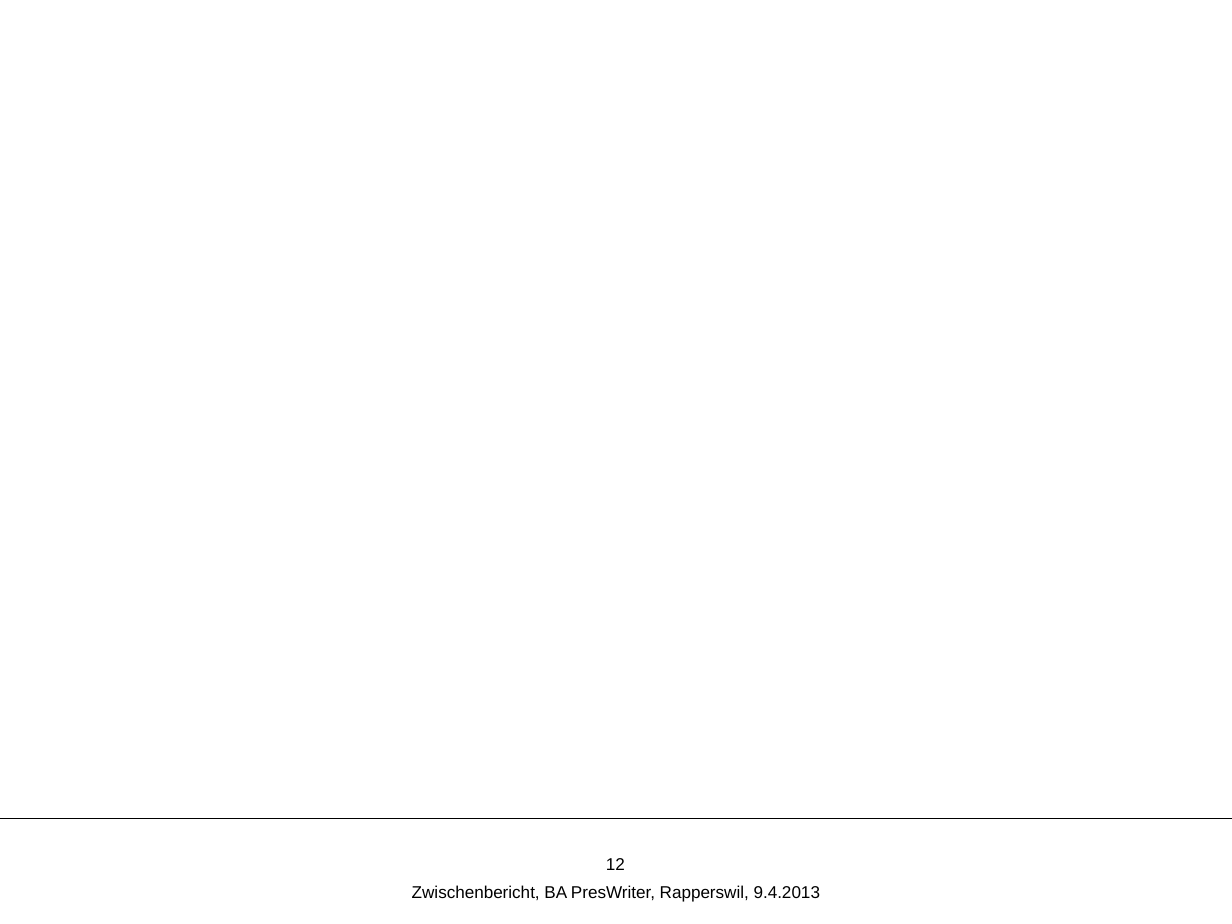
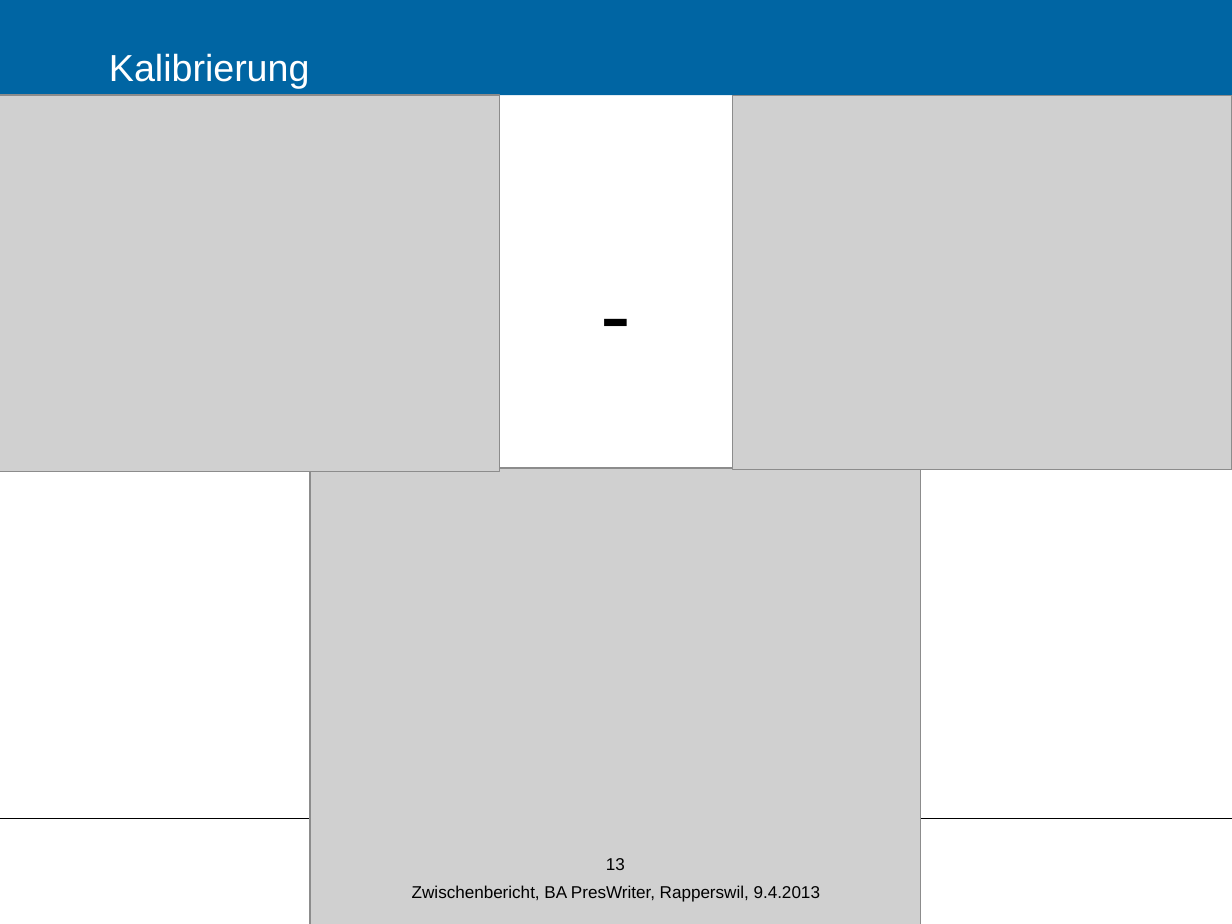
Before and after one commit to Zyklop/Magic-Whiteboard, a slide deck: slide 13 of Doc/Zwischenbericht.pptx (slide 12 before the commit). Drawn at 1232x924 pixels with LibreOffice and Linux fonts; fonts in the diff are those of the drawing; grey boxes stand for pictures; background and template pictures are left out. Boxes give left, top, right and bottom in pixels: in the first picture for what was removed or moved away, otherwise in the second. Text is boxed around its words. In the diff, an @@ line names an element or a change of style, - is before the commit and + after.

Commit message:
kalib added

```diff
--- a/Doc/Zwischenbericht.pptx
+++ b/Doc/Zwischenbericht.pptx
@@ title added at <box>0,0,1232,95</box>, fill #0065A3, 22 pt, text #FFFFFF @@
+Kalibrierung
@@ picture added at <box>0,95,500,472</box> @@
@@ picture added at <box>732,95,1232,469</box> @@
@@ text added at <box>588,249,643,373</box>, 54 pt, text #000000 @@
+-
@@ picture added at <box>310,468,920,924</box> @@
@@ page number at <box>606,858,625,870</box>: text changed @@
-12
+13
```
Also in this commit, not shown: 2 other slides changed, 1 slide added.
